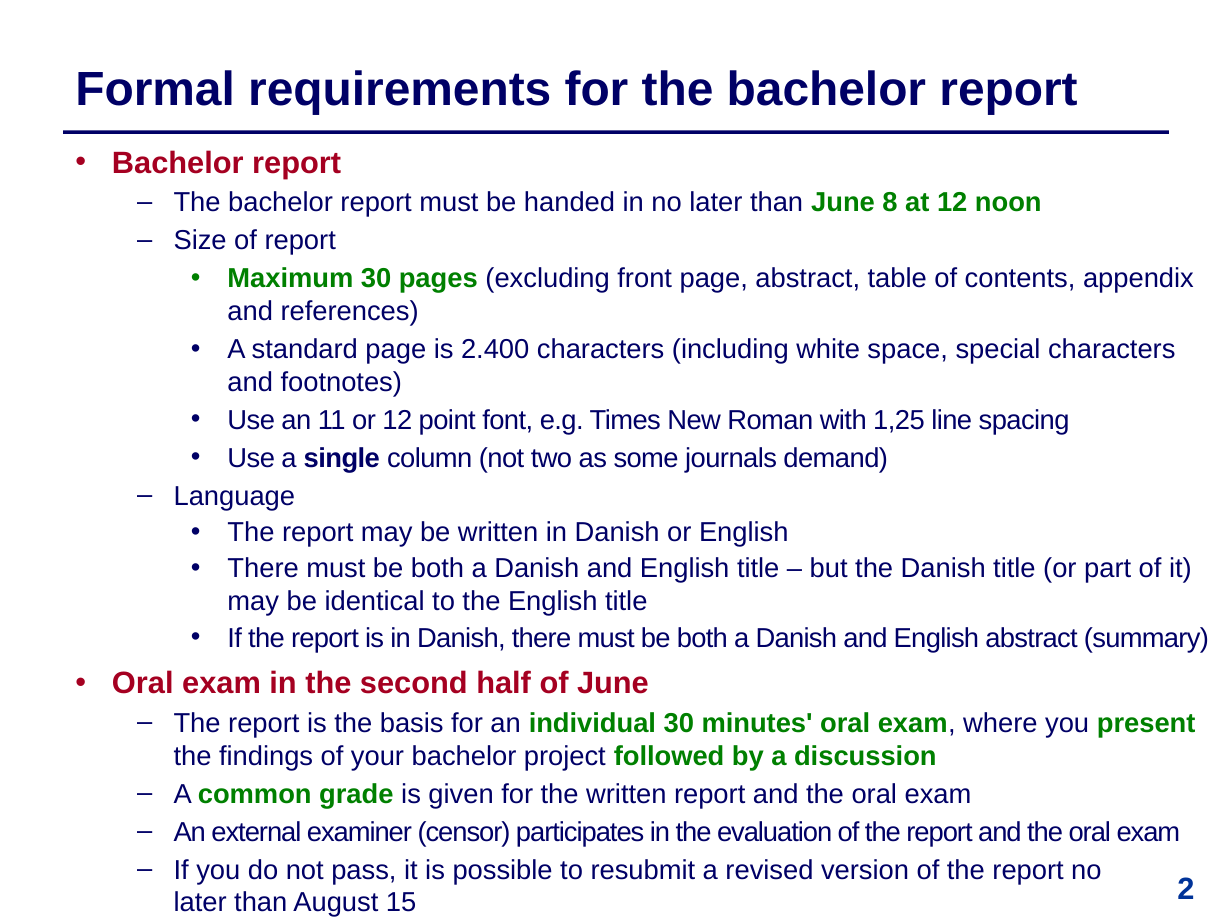
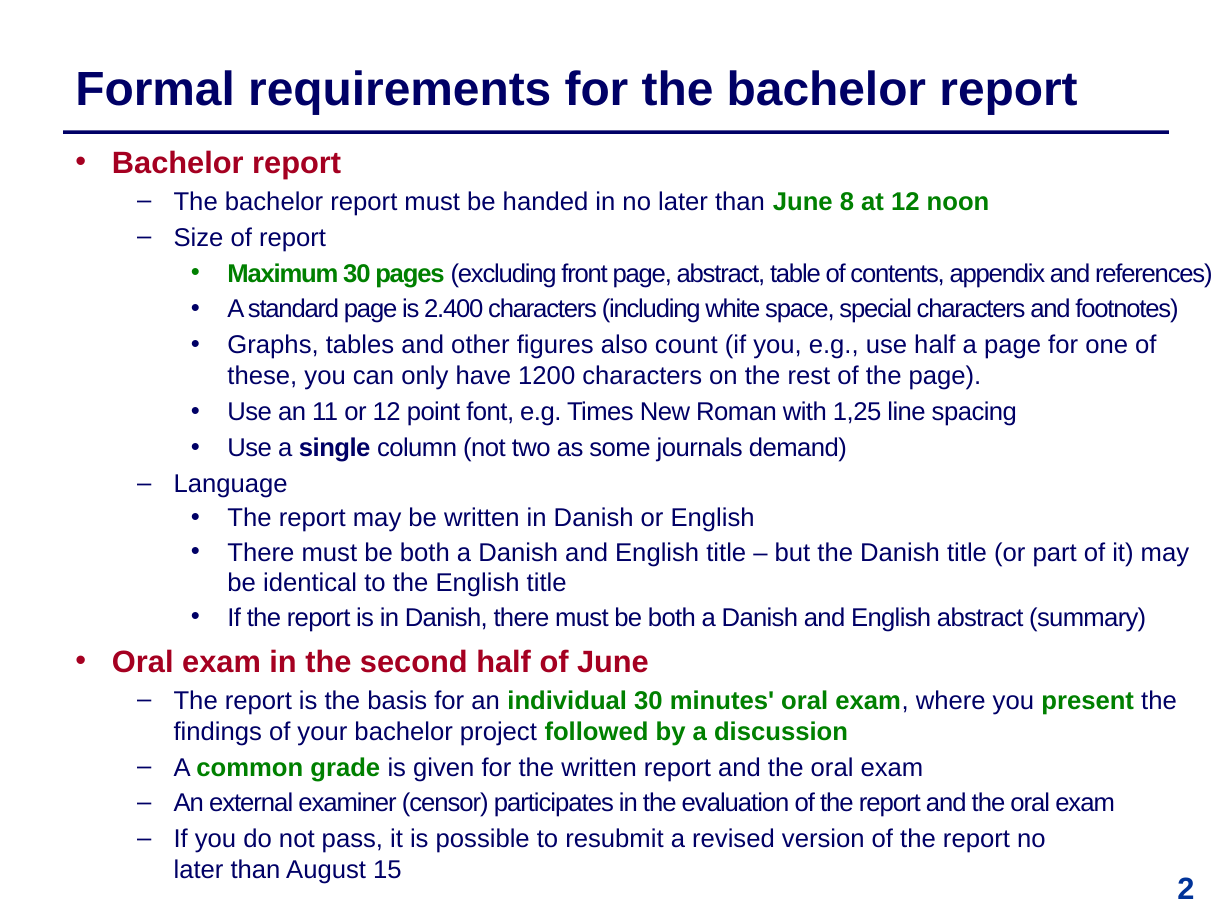
Before and after one commit to IntProgAU/Materiale, a slide deck: slide 2 of web/b22/2 Academic Writing.pptx. Drawn at 1232x924 pixels with LibreOffice and Linux fonts; fonts in the diff are those of the drawing. Boxes give left, top, right and bottom in pixels: in the first picture for what was removed or moved away, otherwise in the second. Text is boxed around its words. In the diff, an @@ line names an element or a change of style, - is before the commit and + after.

```diff
--- a/web/b22/2 Academic Writing.pptx
+++ b/web/b22/2 Academic Writing.pptx
@@ text at [174, 191, 1213, 884]: size 16 to 15 pt in "The bachelor report must be handed in ...", "Size of report", "Maximum 30 pages (excluding front page, abstract, ...", "A standard page is 2.400 characters (including ..." and 10 more places; letter spacing 0 to -0.7 pt in "Maximum 30 pages (excluding front page, abstract, ...", "A standard page is 2.400 characters (including ..." @@
@@ text at [227, 334, 1156, 390]: paragraph added @@
+    • Graphs, tables and other figures also count (if you, e.g., use half a page for one of these, you can only have 1200 characters on the rest of the page).
```
